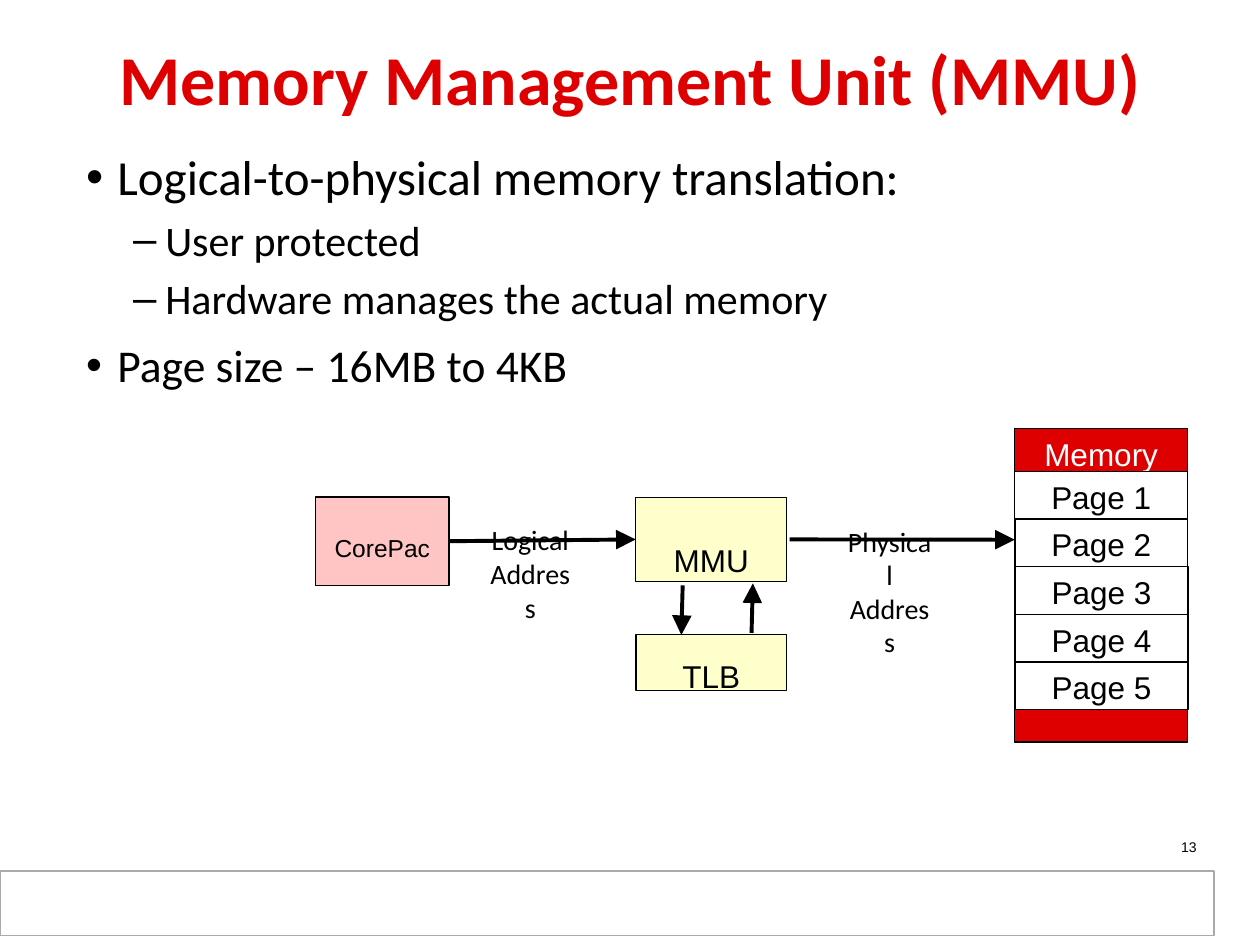
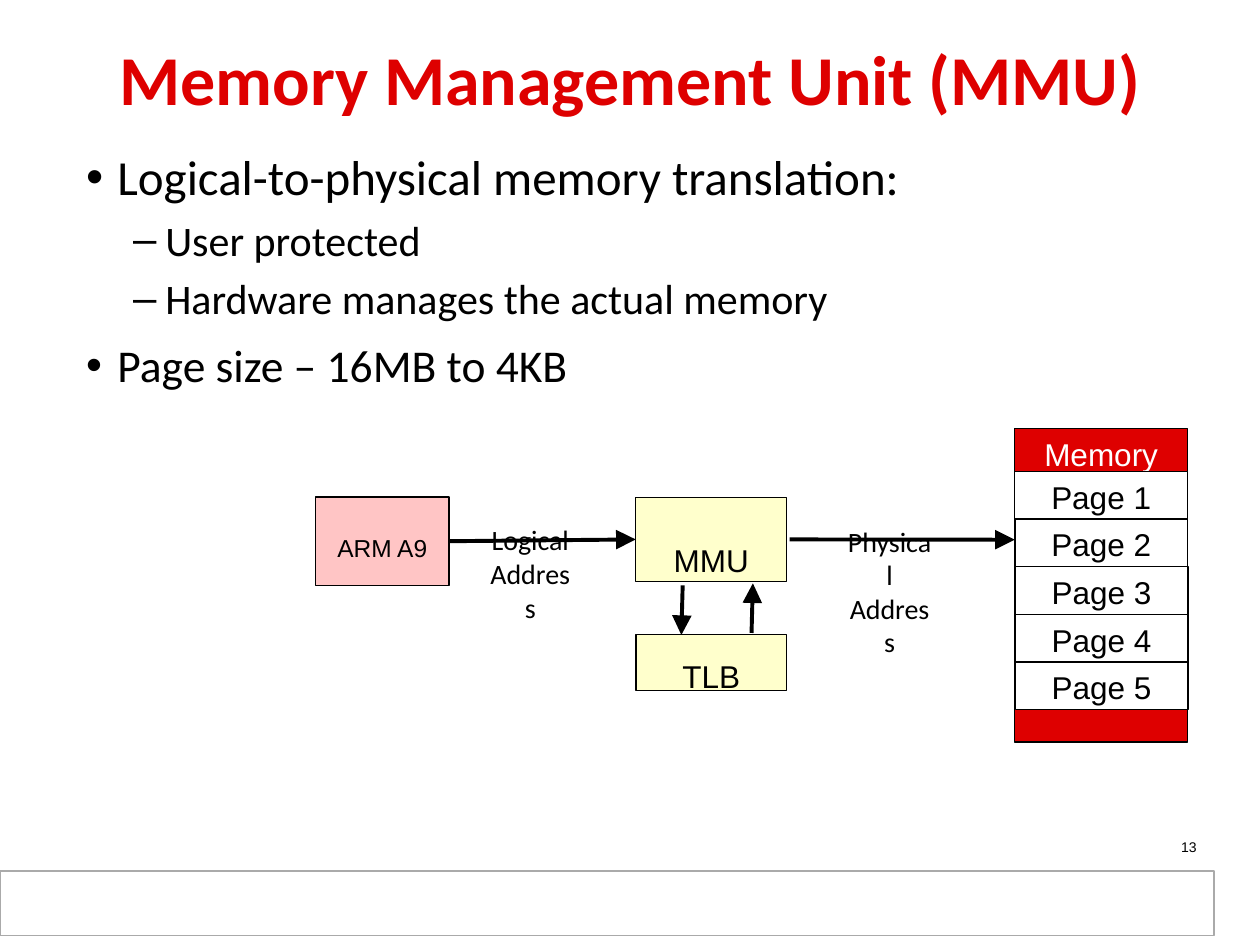
Before and after one commit to hari1989/keystone-workshop, a slide deck: slide 13 of preliminary/Working/presentations/Sitara/Ran_sitara_boot_camp_am437x_technical_overview_final.pptx. Drawn at 1260x945 pixels with LibreOffice and Linux fonts; fonts in the diff are those of the drawing; background and template pictures are left out. Boxes give left, top, right and bottom in pixels: in the first picture for what was removed or moved away, otherwise in the second. Text is boxed around its words. In the diff, an @@ line names an element or a change of style, - is before the commit and + after.

```diff
--- a/preliminary/Working/presentations/Sitara/Ran_sitara_boot_camp_am437x_technical_overview_final.pptx
+++ b/preliminary/Working/presentations/Sitara/Ran_sitara_boot_camp_am437x_technical_overview_final.pptx
@@ text in rectangle at <box>337,540,427,558</box>: text changed @@
-CorePac
+ARM A9
```
Also in this commit, not shown: 3 other slides changed.
